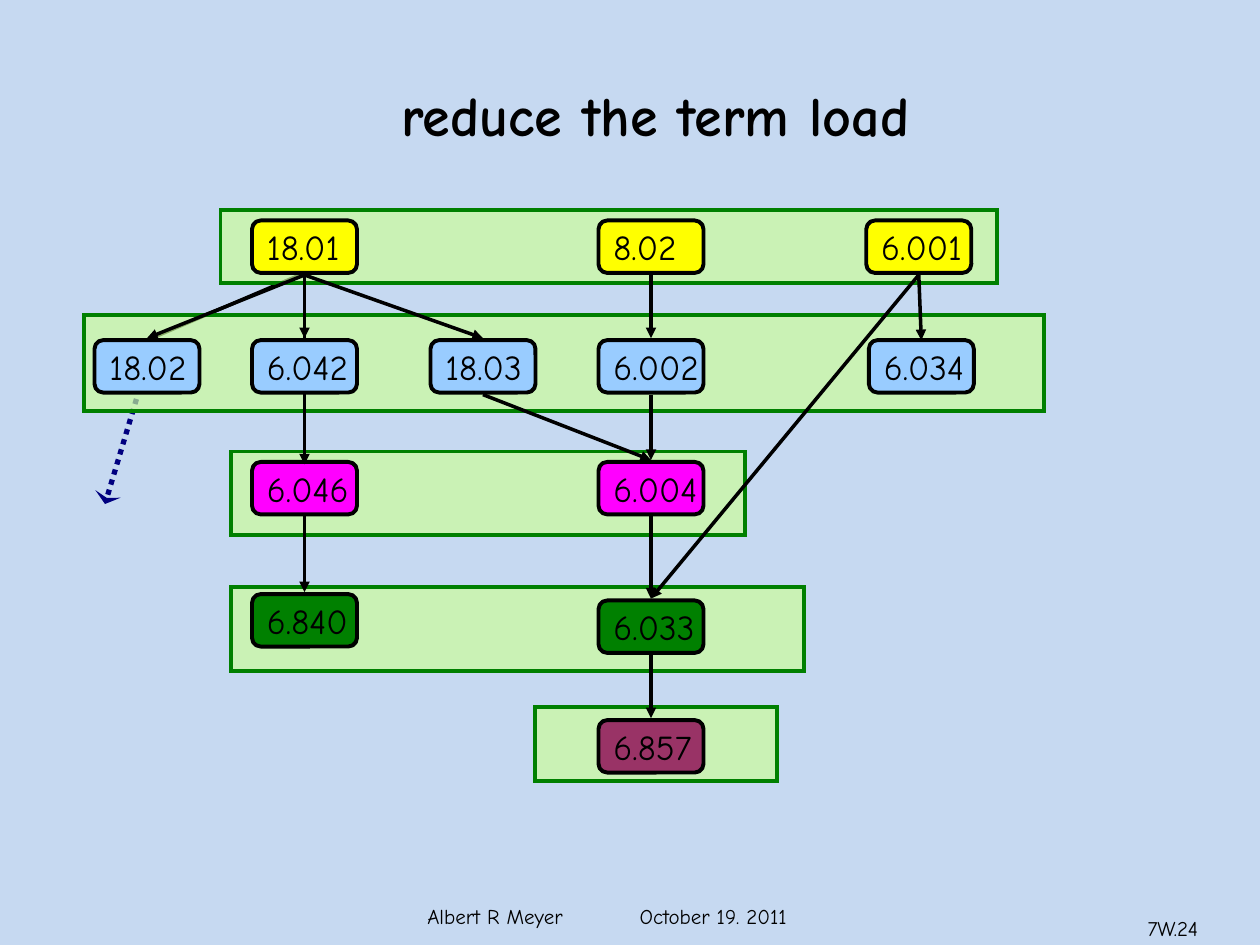
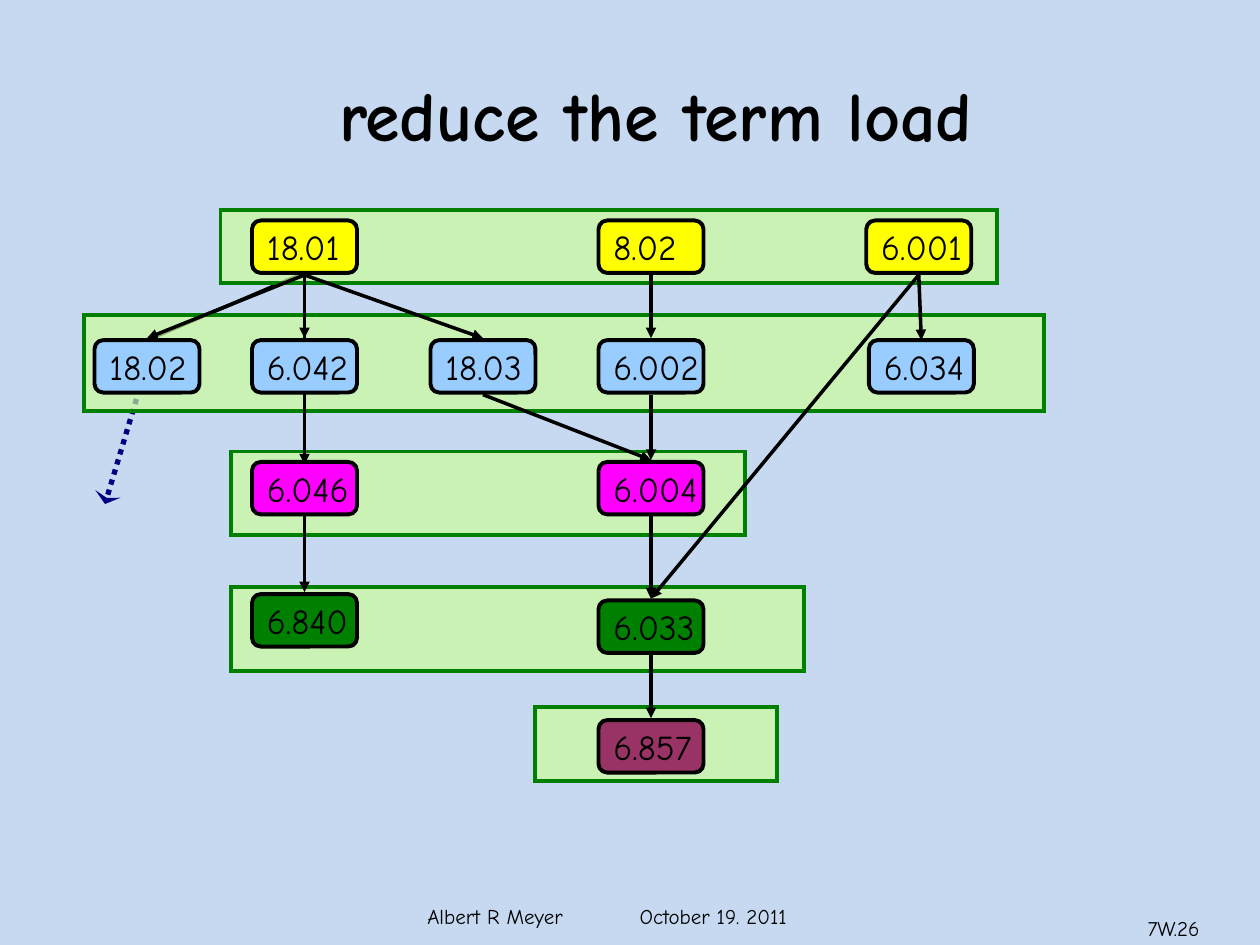
Before and after one commit to armeyer/mcs_web, a slide deck: slide 26 of fall11/slidesF11/slides7w.pptx (slide 24 before the commit). Drawn at 1260x945 pixels with LibreOffice and Linux fonts; fonts in the diff are those of the drawing; background and template pictures are left out. Boxes give left, top, right and bottom in pixels: in the first picture for what was removed or moved away, otherwise in the second. Text is boxed around its words. In the diff, an @@ line names an element or a change of style, - is before the commit and + after.

```diff
--- a/fall11/slidesF11/slides7w.pptx
+++ b/fall11/slidesF11/slides7w.pptx
@@ text "reduce the term load" at [339,94,973,142]: size 32 to 40 pt @@
@@ page number at [1148,922,1200,936]: text changed @@
-7W.24
+7W.26
```
Also in this commit, not shown: 9 other slides changed, 4 slides added, 1 other file.
